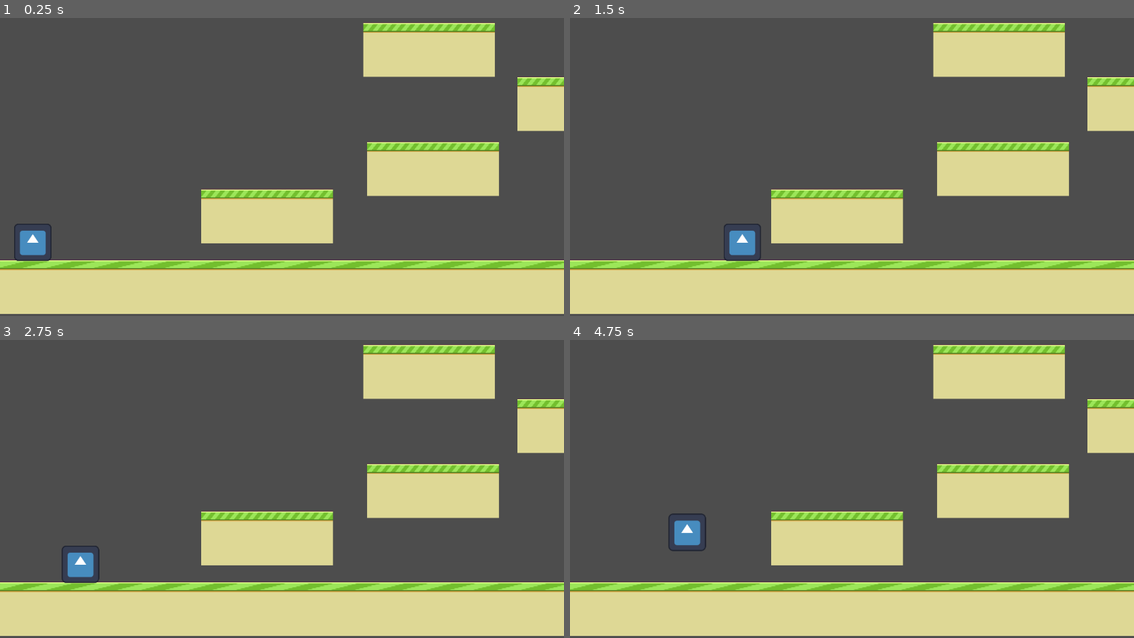
Above: before the commit, frames 1-4 (two rows, left to right).
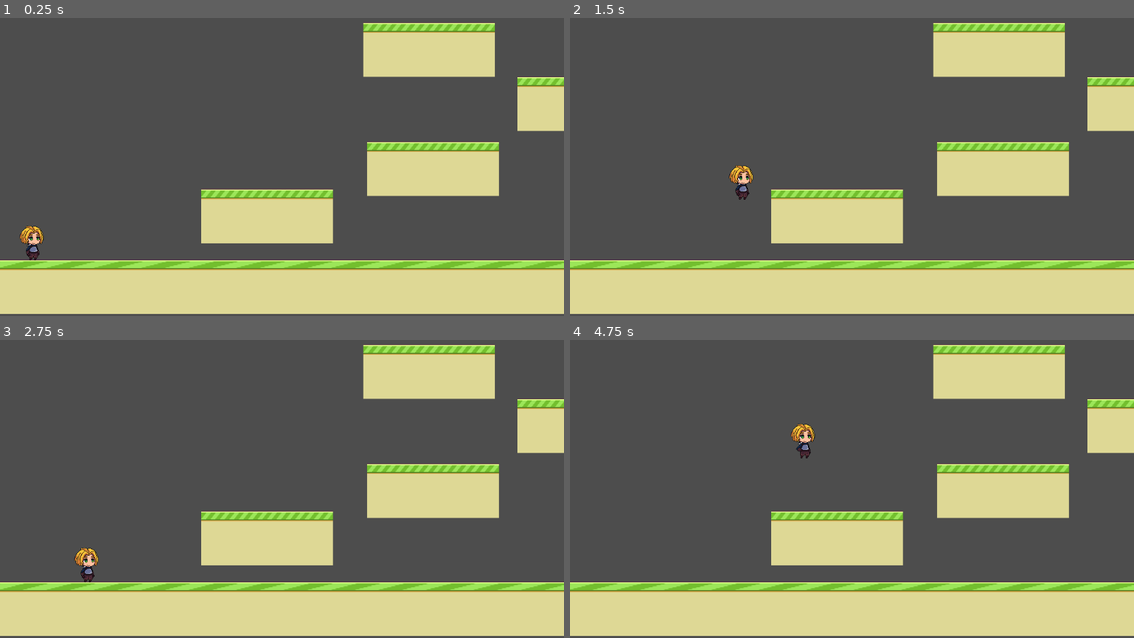
Above: after the commit, the same moments.

Repository: Thioalejo/gdscript_curso
Game: Godot game, scene res://Levels/level_1.tscn
Two runs of this game, one before a commit and one after it. Both use one fixed random seed, a clock stepped at 60 frames per second and the inputs below. The engine's default icon, where the game draws it, is replaced by a stand-in: a white triangle on a blue panel in a dark square.
Inputs:
- Up to frame 1 (0.25 s): no input
- Up to frame 2 (1.5 s): tap Enter (ui_accept) at 0.5, 0.77 s; hold Right (ui_right) from 0.53 s (still down)
- Up to frame 3 (2.75 s): tap Enter (ui_accept) at 1.52 s; release Right (ui_right) at 2.03 s; hold Left (ui_left) from 2.03 s (still down)
- Up to frame 4 (4.75 s): release Left (ui_left) at 2.78 s; hold Right (ui_right) 2.78-4.28 s; tap Enter (ui_accept) at 3.02, 3.77, 4.52 s; hold Left (ui_left) from 4.28 s (still down)

The runs differ from the first frame. In frame 1, 0.6% of the frame differs, in the area x 2-10%, y 69-82%; in frame 2, 0.8%; in frame 3, 0.6%; in frame 4, 0.9%, in the area x 17-44%, y 28-71%.

Commit message:
Se adiciona nuevo personaje y se da una animación de reposo

Diff:
--- a/Levels/level_1.tscn
+++ b/Levels/level_1.tscn
@@ -1,14 +1,43 @@
-[gd_scene load_steps=6 format=3 uid="uid://dy6b1avo0crnp"]
+[gd_scene load_steps=10 format=3 uid="uid://dy6b1avo0crnp"]
 
 [ext_resource type="Texture2D" uid="uid://cdhtu684yhjn3" path="res://assets/base.png" id="1_ymrm8"]
 [ext_resource type="Script" path="res://Scripts/personaje.gd" id="2_e3s17"]
-[ext_resource type="Texture2D" uid="uid://dqsjwrko8itkq" path="res://icon.svg" id="2_w4nkn"]
+[ext_resource type="Texture2D" uid="uid://dggajhj64s013" path="res://assets/idle.png" id="3_7flsb"]
 
 [sub_resource type="RectangleShape2D" id="RectangleShape2D_os6x4"]
 size = Vector2(336, 110)
 
 [sub_resource type="RectangleShape2D" id="RectangleShape2D_mjbs3"]
-size = Vector2(73, 73)
+size = Vector2(48, 71)
+
+[sub_resource type="AtlasTexture" id="AtlasTexture_dbioq"]
+atlas = ExtResource("3_7flsb")
+region = Rect2(0, 0, 128, 128)
+
+[sub_resource type="AtlasTexture" id="AtlasTexture_v6248"]
+atlas = ExtResource("3_7flsb")
+region = Rect2(128, 0, 128, 128)
+
+[sub_resource type="AtlasTexture" id="AtlasTexture_dydx0"]
+atlas = ExtResource("3_7flsb")
+region = Rect2(256, 0, 128, 128)
+
+[sub_resource type="SpriteFrames" id="SpriteFrames_k5oax"]
+animations = [{
+"frames": [{
+"duration": 1.0,
+"texture": SubResource("AtlasTexture_dbioq")
+}, {
+"duration": 1.0,
+"texture": SubResource("AtlasTexture_v6248")
+}, {
+"duration": 1.0,
+"texture": SubResource("AtlasTexture_dydx0")
+}],
+"loop": true,
+"name": &"Idle",
+"speed": 5.0
+}]
 
 [node name="Level 1" type="Node2D"]
 
@@ -82,11 +111,12 @@
 script = ExtResource("2_e3s17")
 metadata/_edit_group_ = true
 
-[node name="Icon" type="Sprite2D" parent="Personaje"]
-position = Vector2(177, 408)
-scale = Vector2(0.6, 0.6)
-texture = ExtResource("2_w4nkn")
+[node name="CollisionShape2D" type="CollisionShape2D" parent="Personaje"]
+position = Vector2(175, 419.5)
+shape = SubResource("RectangleShape2D_mjbs3")
 
-[node name="CollisionShape2D" type="CollisionShape2D" parent="Personaje"]
-position = Vector2(177.5, 408.5)
-shape = SubResource("RectangleShape2D_mjbs3")
+[node name="AnimatedSprite2D" type="AnimatedSprite2D" parent="Personaje"]
+texture_filter = 1
+position = Vector2(175, 391)
+sprite_frames = SubResource("SpriteFrames_k5oax")
+animation = &"Idle"
--- a/Scripts/personaje.gd
+++ b/Scripts/personaje.gd
@@ -2,8 +2,13 @@
 
 
 const SPEED = 300.0
-const JUMP_VELOCITY = -400.0
+const JUMP_VELOCITY = -600.0
 
+
+@onready var animacion = $AnimatedSprite2D
+
+func _process(delta):
+	animacion.play("Idle")
 
 func _physics_process(delta: float) -> void:
 	# Add the gravity.
